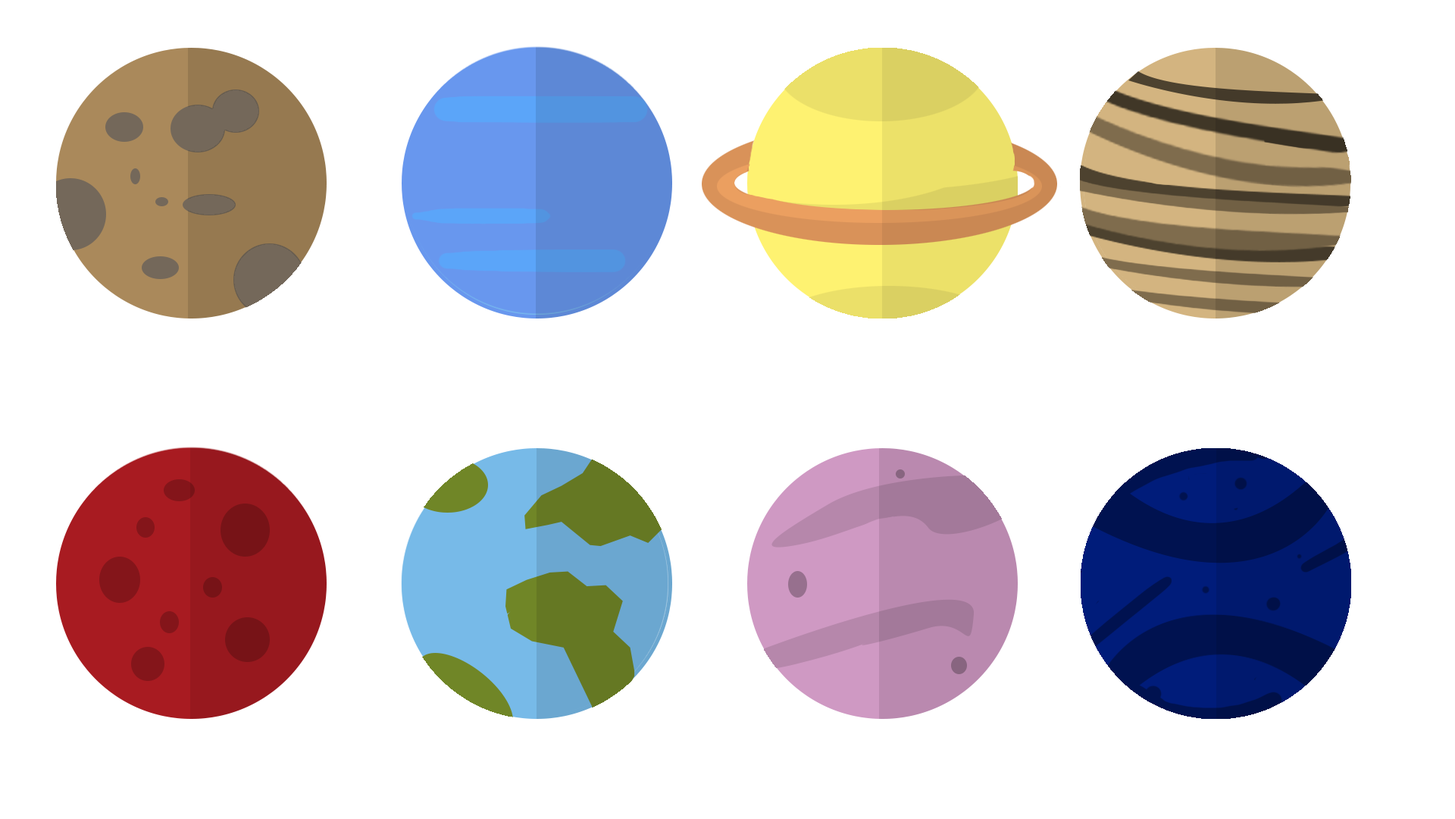
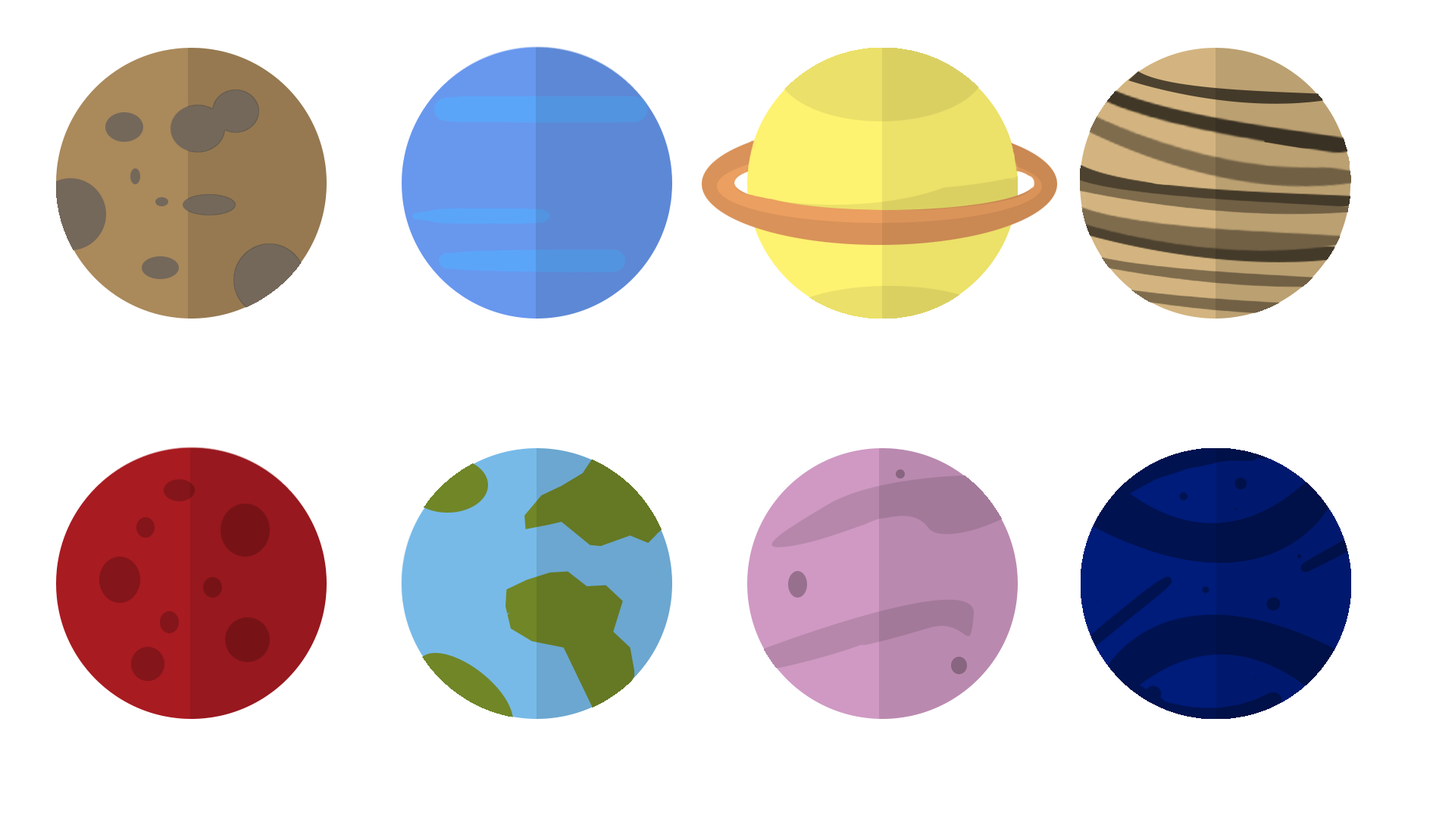
The second 1455 x 819 image is a revision of the first. Changes to its layers:
painted on "pintura" over 422, 139, 1020, 672
